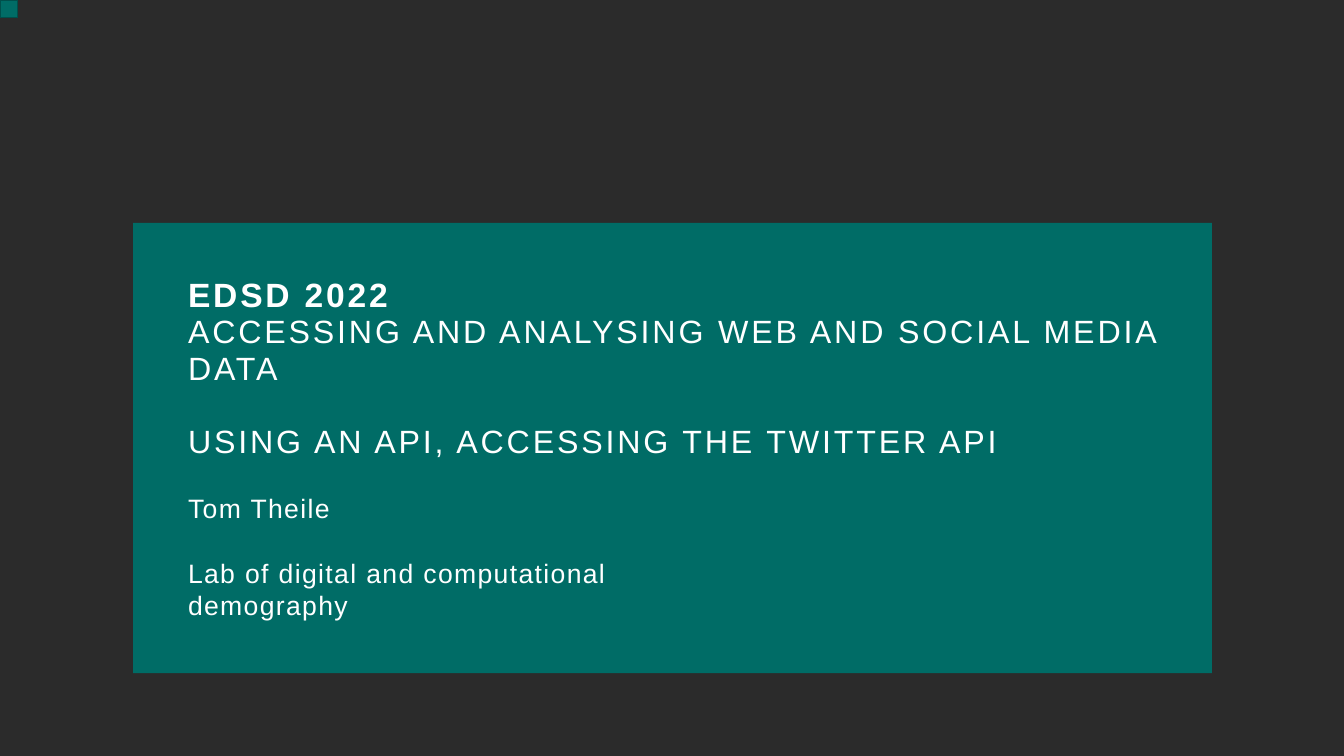
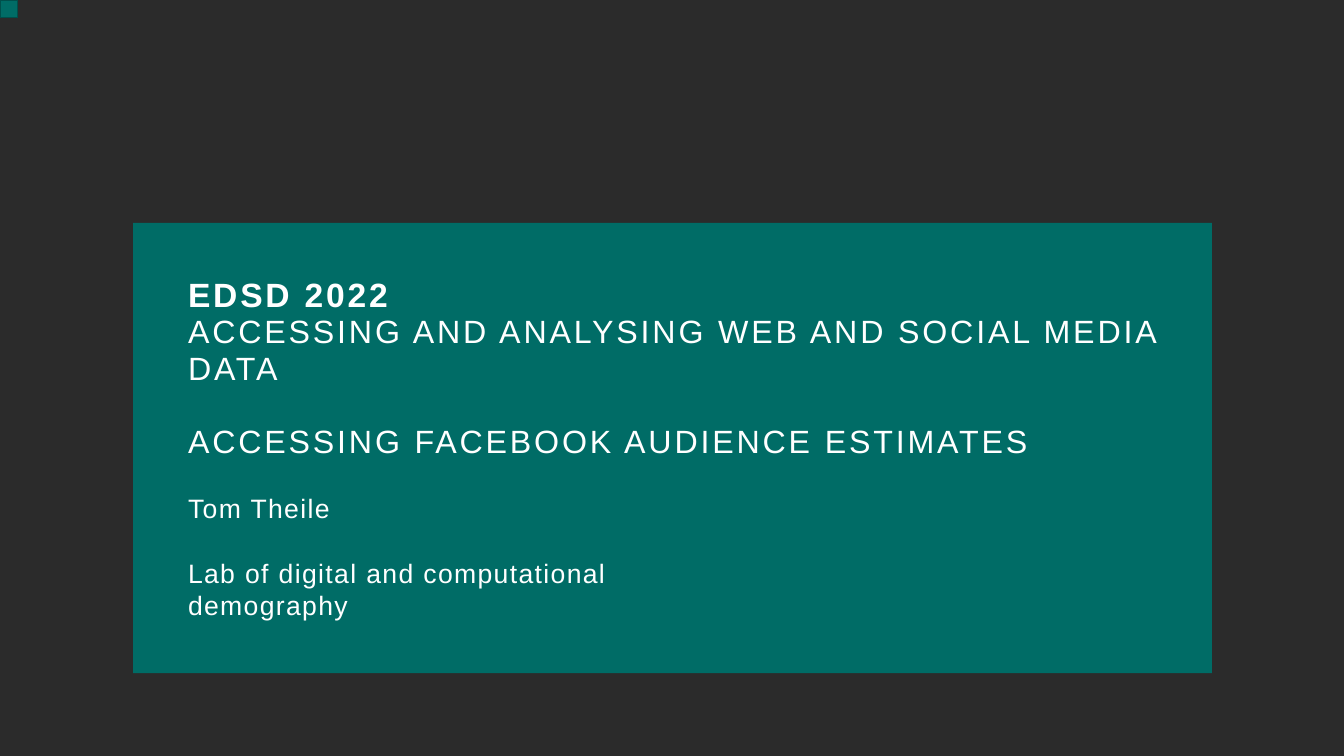
Before and after one commit to tomthe/EDSD2022_web_and_social_media_data, a slide deck: slide 1 of day4_facebook_audience/day4_facebook.odp. Drawn at 1344x756 pixels with LibreOffice and Linux fonts; fonts in the diff are those of the drawing; background and template pictures are left out; a plain dark background stands for a picture behind light text. Boxes give left, top, right and bottom in pixels: in the first picture for what was removed or moved away, otherwise in the second. Text is boxed around its words. In the diff, an @@ line names an element or a change of style, - is before the commit and + after.

```diff
--- a/day4_facebook_audience/day4_facebook.odp
+++ b/day4_facebook_audience/day4_facebook.odp
@@ title at bbox=[188, 283, 1157, 454]: text changed @@
-EDSD 2022
-ACCESSING AND ANALYSING WEB AND SOCIAL MEDIA DATA
-USING AN API, ACCESSING THE TWITTER API
+EDSD 2022
+ACCESSING AND ANALYSING WEB AND SOCIAL MEDIA DATA
+ACCESSING FACEBOOK AUDIENCE ESTIMATES
```
Also in this commit, not shown: 1 other slide changed, 4 slides added, 5 slides removed, 2 other files.
